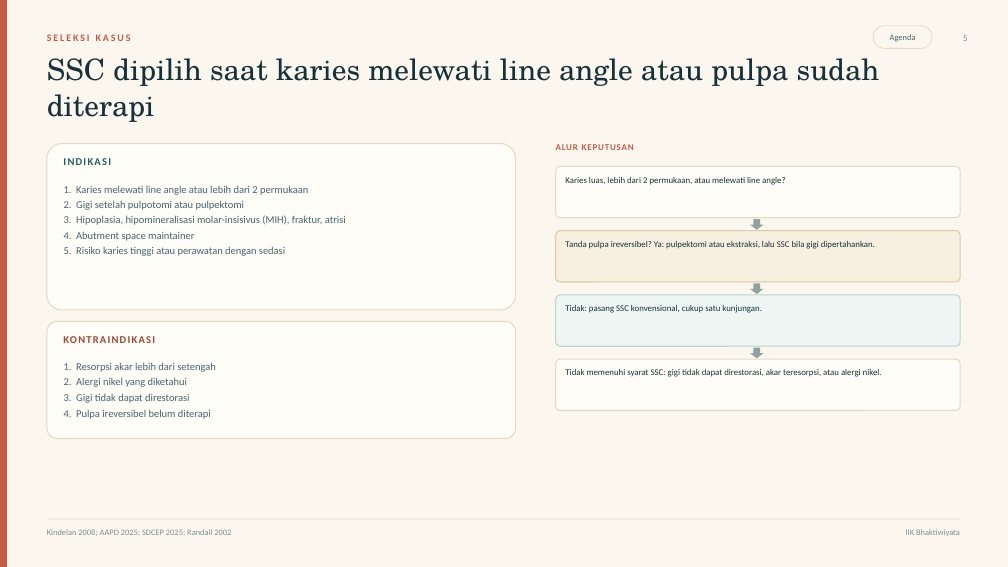
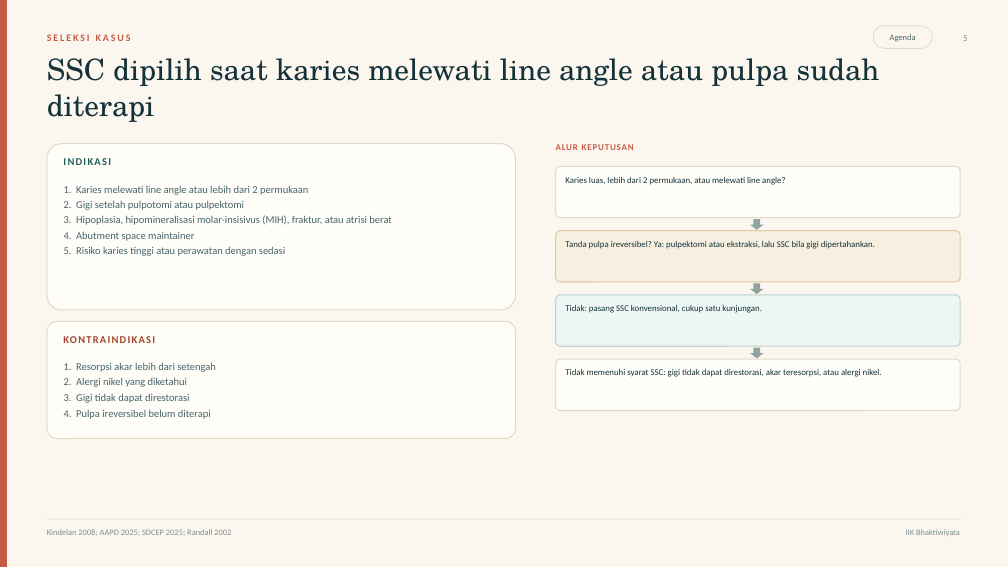
Before and after one commit to maskchanel14-source/agents, a slide deck: slide 5 of deliverables/ssc-pedodonsia/ssc-pedodonsia.pptx. Drawn at 1008x567 pixels with LibreOffice and Linux fonts; fonts in the diff are those of the drawing. Boxes give left, top, right and bottom in pixels: in the first picture for what was removed or moved away, otherwise in the second. Text is boxed around its words. In the diff, an @@ line names an element or a change of style, - is before the commit and + after.

```diff
--- a/deliverables/ssc-pedodonsia/ssc-pedodonsia.pptx
+++ b/deliverables/ssc-pedodonsia/ssc-pedodonsia.pptx
@@ text at (x1=64, y1=215, x2=392, y2=225): text changed @@
-3. Hipoplasia, hipomineralisasi molar-insisivus (MIH), fraktur, atrisi
+3. Hipoplasia, hipomineralisasi molar-insisivus (MIH), fraktur, atau atrisi berat
```
Also in this commit, not shown: 6 other files.
